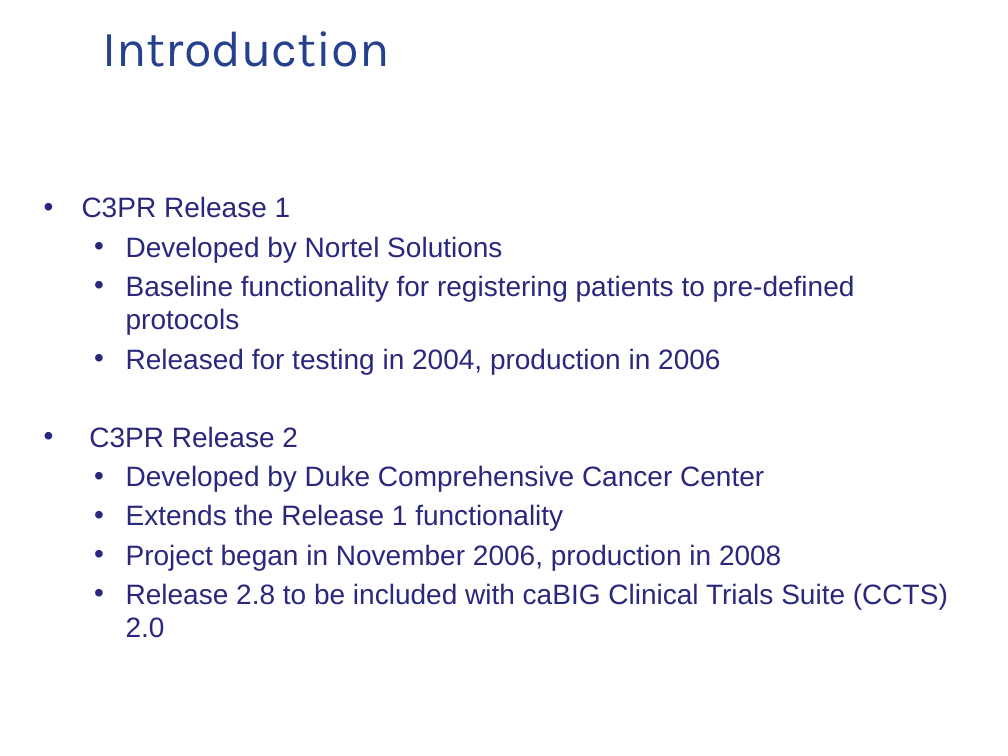
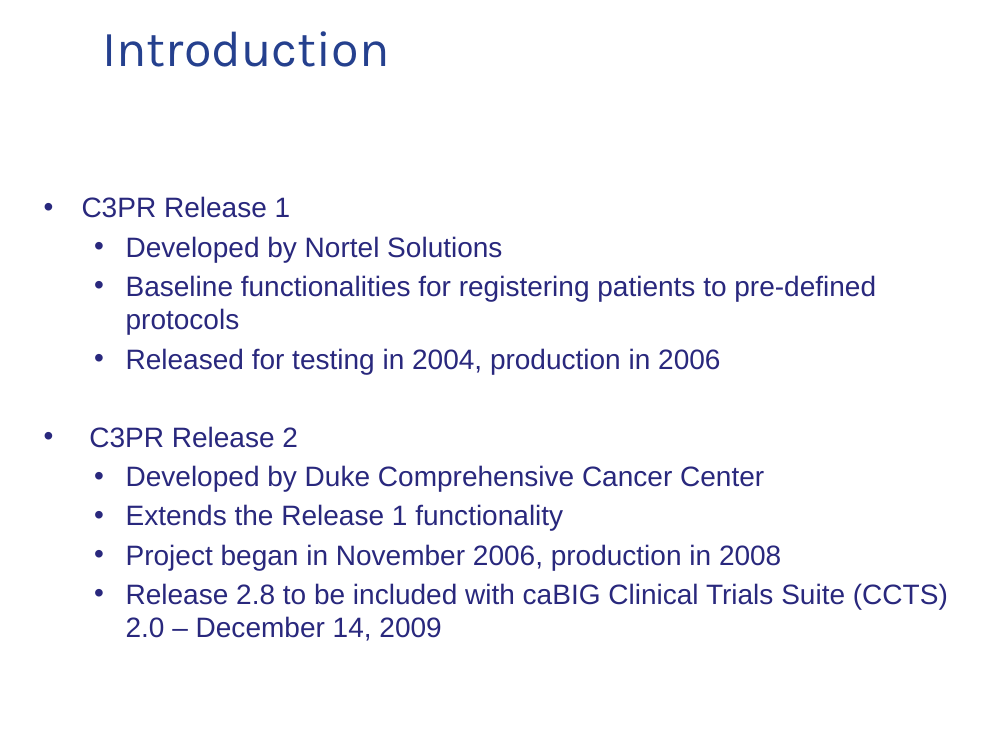
Before and after one commit to NCIP/c3pr-docs, a slide deck: slide 3 of documentation/presentations/20091210_c3pr_city_of_hope_demo/caBIG_C3PR Demo_Slides_CityofHope_wsw.pptx. Drawn at 1008x756 pixels with LibreOffice and Linux fonts; fonts in the diff are those of the drawing; background and template pictures are left out. Boxes give left, top, right and bottom in pixels: in the first picture for what was removed or moved away, otherwise in the second. Text is boxed around its words. In the diff, an @@ line names an element or a change of style, - is before the commit and + after.

```diff
--- a/documentation/presentations/20091210_c3pr_city_of_hope_demo/caBIG_C3PR Demo_Slides_CityofHope_wsw.pptx
+++ b/documentation/presentations/20091210_c3pr_city_of_hope_demo/caBIG_C3PR Demo_Slides_CityofHope_wsw.pptx
@@ text at [126,275,876,335]: text changed @@
-  • Baseline functionality for registering patients to pre-defined protocols
+  • Baseline functionalities for registering patients to pre-defined protocols
@@ text at [126,583,948,641]: text changed @@
-  • Release 2.8 to be included with caBIG Clinical Trials Suite (CCTS) 2.0
+  • Release 2.8 to be included with caBIG Clinical Trials Suite (CCTS) 2.0 – December 14, 2009
```
Also in this commit, not shown: 7 other slides changed, 1 slide added.
